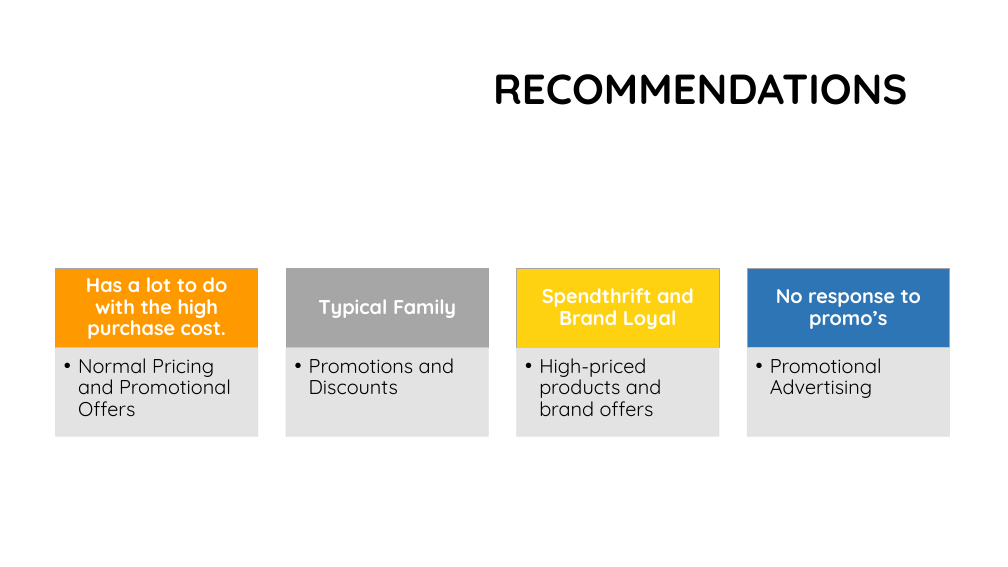
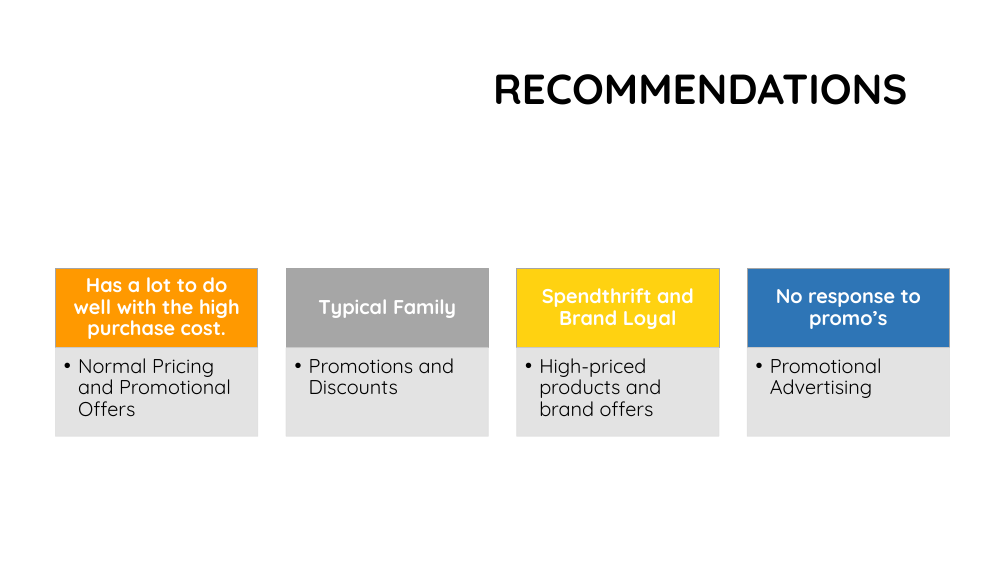
Before and after one commit to kunal1709/64060_-ksharm11, a slide deck: slide 4 of Final_Exam/FinalProject_ConsumerSegmentation.pptx. Drawn at 1008x567 pixels with LibreOffice and Linux fonts; fonts in the diff are those of the drawing; background and template pictures are left out. Boxes give left, top, right and bottom in pixels: in the first picture for what was removed or moved away, otherwise in the second. Text is boxed around its words. In the diff, an @@ line names an element or a change of style, - is before the commit and + after.

```diff
--- a/Final_Exam/FinalProject_ConsumerSegmentation.pptx
+++ b/Final_Exam/FinalProject_ConsumerSegmentation.pptx
@@ text at [74,277,240,339]: text changed @@
-Has a lot to do with the high purchase cost.
+Has a lot to do well with the high purchase cost.
```
Also in this commit, not shown: 2 other slides changed, 5 other files.
